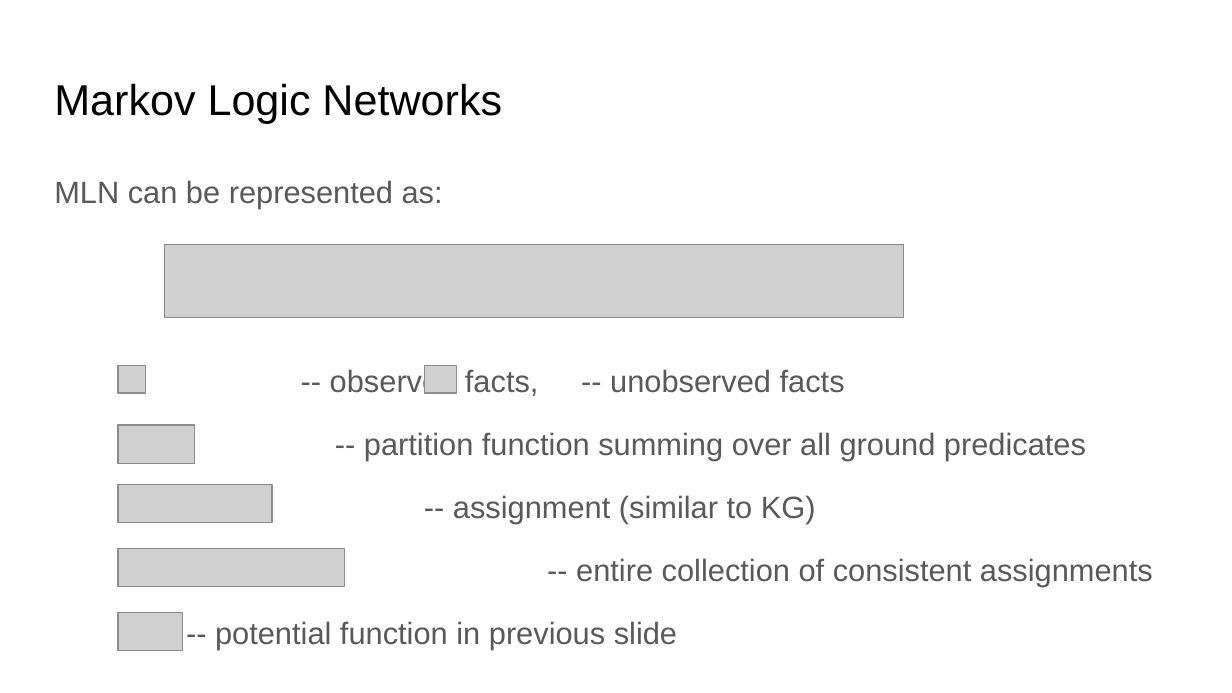
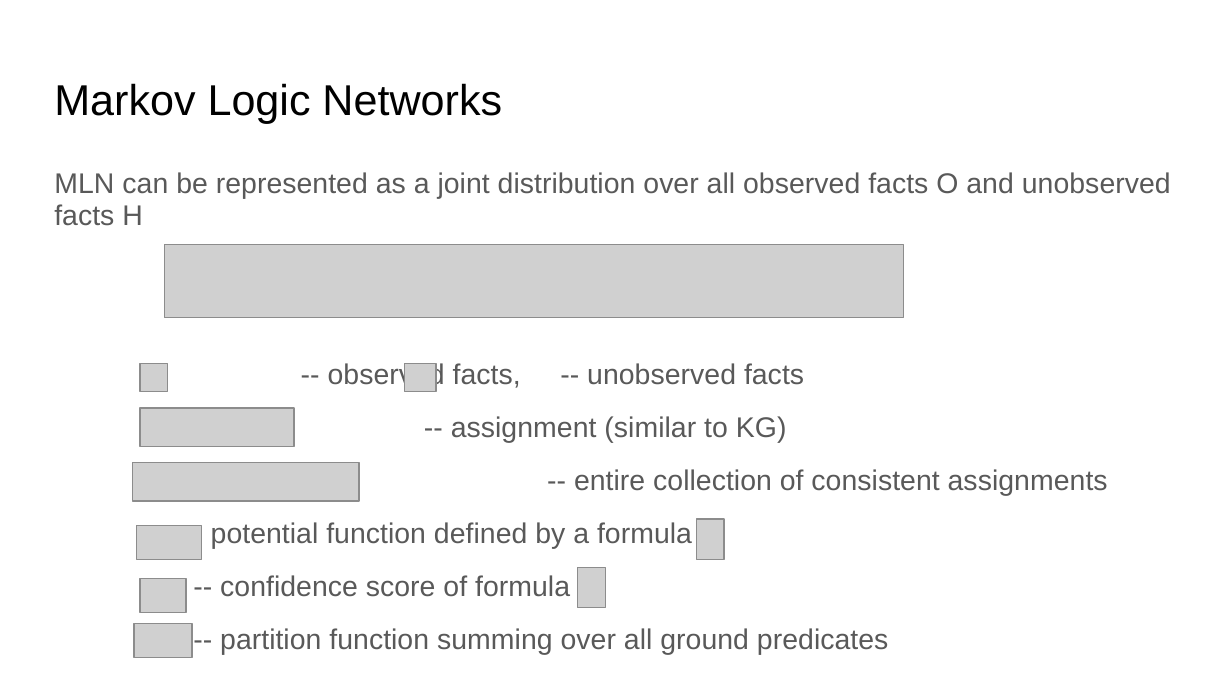
Before and after one commit to yichousun/Winter2021_CS249_GNN, a slide deck: slide 8 of Paper_Presentation/Knowledge_Graph/Efficient_Probabilistic_Logic_Reasoning_with_Graph_Neural_Networks/presentation/cs249 presentation.pptx. Drawn at 1232x693 pixels with LibreOffice and Linux fonts; fonts in the diff are those of the drawing; grey boxes stand for pictures. Boxes give left, top, right and bottom in pixels: in the first picture for what was removed or moved away, otherwise in the second. Text is boxed around its words. In the diff, an @@ line names an element or a change of style, - is before the commit and + after.

```diff
--- a/Paper_Presentation/Knowledge_Graph/Efficient_Probabilistic_Logic_Reasoning_with_Graph_Neural_Networks/presentation/cs249 presentation.pptx
+++ b/Paper_Presentation/Knowledge_Graph/Efficient_Probabilistic_Logic_Reasoning_with_Graph_Neural_Networks/presentation/cs249 presentation.pptx
@@ text at [54, 172, 1171, 226]: text changed; size 18 to 16.6 pt @@
-MLN can be represented as:
+MLN can be represented as a joint distribution over all observed facts O and unobserved facts H
@@ picture: place and size @@
-picture at [118, 366, 147, 394]
+picture at [140, 363, 169, 392]
@@ text at [328, 363, 1108, 496]: size 18 to 16.6 pt in "-- observed facts, -- unobserved facts", "-- assignment (similar to KG)", "-- entire collection of consistent assignments"; line spacing 1.15 to 0.95 @@
@@ picture: place and size @@
-picture at [425, 366, 457, 394]
+picture at [404, 363, 436, 392]
@@ picture: place and size @@
-picture at [118, 484, 272, 522]
+picture at [140, 408, 294, 446]
@@ picture removed at [118, 425, 195, 463] @@
@@ text at [364, 432, 1086, 461]: paragraph removed @@
--- partition function summing over all ground predicates
@@ picture: place and size @@
-picture at [118, 548, 345, 586]
+picture at [133, 463, 360, 501]
@@ picture: place and size @@
-picture at [118, 612, 182, 650]
+picture at [137, 526, 201, 559]
@@ text at [211, 522, 888, 655]: text changed; size 18 to 16.6 pt @@
--- potential function in previous slide
+- potential function defined by a formula
+-- confidence score of formula
+-- partition function summing over all ground predicates
@@ picture added at [696, 519, 724, 559] @@
@@ picture added at [578, 568, 606, 609] @@
@@ picture added at [140, 579, 186, 612] @@
@@ picture added at [134, 623, 192, 657] @@
```
Also in this commit, not shown: 17 other slides changed, 11 slides added, 4 slides removed, 1 other file.
